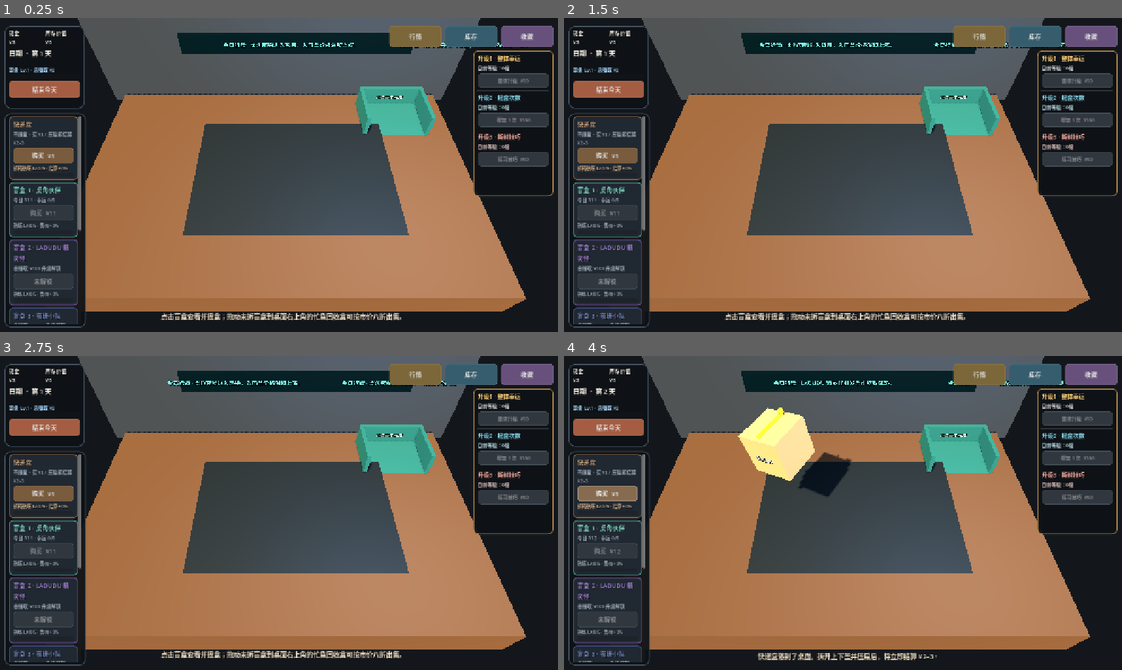
Above: before the commit, frames 1-4 (two rows, left to right).
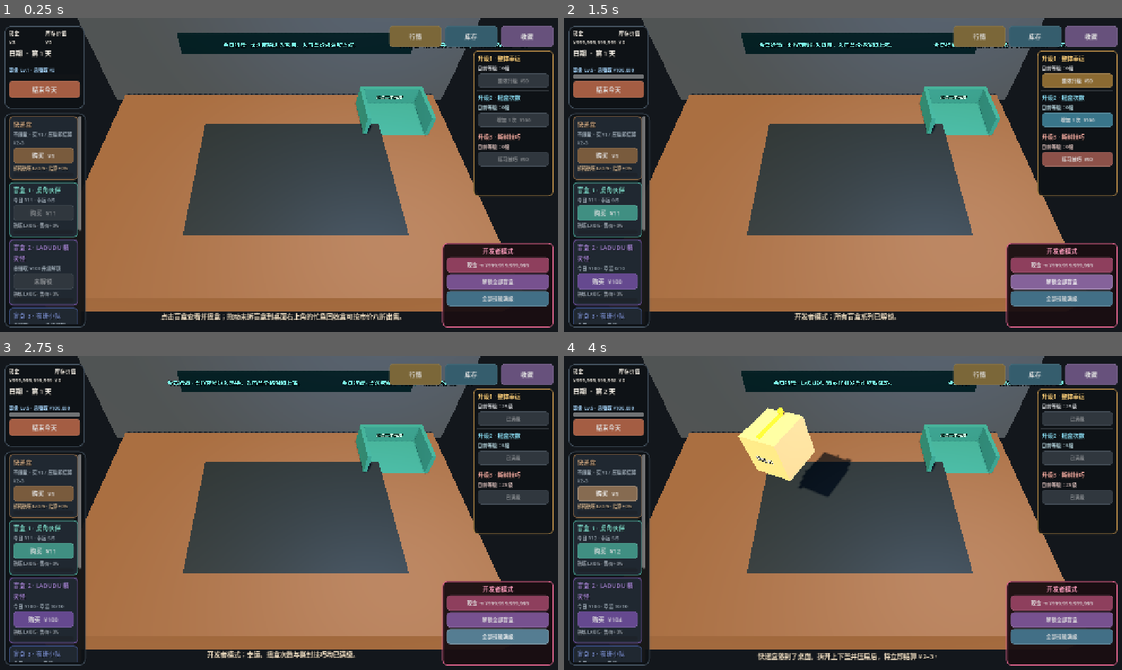
Above: after the commit, the same moments.

Repository: Dr-Doge/PURR_ORBIT
Game: Godot game, scene res://scenes/main/main.tscn
Same seed, same stepped clock (60 frames per second), same inputs: the game is played once before the commit and once after it.
Inputs (mouse positions are in pixels of both pictures, inside the frame that each line leads up to):
- Up to frame 1 (0.25 s): no input
- Up to frame 2 (1.5 s): click (1060, 266) at 0.5 s, where only the run after the commit has a clickable "现金 → ¥999,999,999,999"; click (1060, 281) at 1.25 s, where only the run after the commit has a clickable "解锁全部盲盒"
- Up to frame 3 (2.75 s): click (496, 635) at 2 s, where only the run after the commit has a clickable "全部技能满级"
- Up to frame 4 (4 s): click "结束今天" at 2.75 s; click "购买 ¥1" at 3.5 s

The runs differ from the first frame. In frame 1, 3.9% of the frame differs, in the area x 79-100%, y 71-99%; in frame 2, 8.0%, in the area x 1-100%, y 4-99%; in frame 3, 6.4%; in frame 4, 5.7%.

Commit message:
release: add developer mode for v0.2.1

Diff:
--- a/blind-box-market/project.godot
+++ b/blind-box-market/project.godot
@@ -11,7 +11,7 @@
 [application]
 
 config/name="blind-box-market"
-config/version="0.2"
+config/version="0.2.1"
 run/main_scene="res://scenes/main/main.tscn"
 config/features=PackedStringArray("4.7", "Mobile")
 
--- a/blind-box-market/scripts/ui/main.gd
+++ b/blind-box-market/scripts/ui/main.gd
@@ -2,6 +2,7 @@
 
 const BOX_SCENE := preload("res://scenes/entities/physical_box.tscn")
 const PRICE_CHART_SCENE := preload("res://scripts/ui/price_chart.gd")
+const DEVELOPER_CASH := 999999999999
 const RARITIES := ["常见", "少见", "稀有", "史诗", "传说", "隐藏"]
 const LUCK_RARITY_MULTIPLIERS := [0.22, 0.55, 1.25, 2.2, 4.2, 5.5]
 const SERIES_LUCK_MAX := [5, 10, 15, 20, 25]
@@ -260,6 +261,7 @@
 	collect_button.pressed.connect(toggle_collection)
 	top_buttons.add_child(collect_button)
 	build_upgrade_panel(canvas)
+	build_developer_panel(canvas)
 
 	detail_panel = PanelContainer.new()
 	detail_panel.position = Vector2(365, 535)
@@ -361,6 +363,55 @@
 	tear_skill_button.add_theme_font_size_override("font_size", 11)
 	tear_skill_button.pressed.connect(upgrade_tear_skill)
 	col.add_child(tear_skill_button)
+
+func build_developer_panel(canvas: CanvasLayer) -> void:
+	var panel := PanelContainer.new()
+	panel.name = "DeveloperPanel"
+	panel.position = Vector2(1010, 510)
+	panel.size = Vector2(252, 192)
+	panel.add_theme_stylebox_override("panel", style(Color(0.10,0.055,0.07,0.95), 11, Color("#d45f86"), 2))
+	canvas.add_child(panel)
+	var col := VBoxContainer.new()
+	col.add_theme_constant_override("separation", 4)
+	panel.add_child(col)
+	var title := make_label("开发者模式", 14, Color("#ff9ebe"), true)
+	title.horizontal_alignment = HORIZONTAL_ALIGNMENT_CENTER
+	col.add_child(title)
+	var cash_button := button("现金 → ¥999,999,999,999", Color("#8e3f5d"))
+	cash_button.name = "MaxCashButton"
+	cash_button.custom_minimum_size.y = 34
+	cash_button.add_theme_font_size_override("font_size", 12)
+	cash_button.pressed.connect(developer_grant_cash)
+	col.add_child(cash_button)
+	var unlock_button := button("解锁全部盲盒", Color("#77518f"))
+	unlock_button.name = "UnlockAllButton"
+	unlock_button.custom_minimum_size.y = 34
+	unlock_button.add_theme_font_size_override("font_size", 12)
+	unlock_button.pressed.connect(developer_unlock_all_series)
+	col.add_child(unlock_button)
+	var skills_button := button("全部技能满级", Color("#426f86"))
+	skills_button.name = "MaxSkillsButton"
+	skills_button.custom_minimum_size.y = 34
+	skills_button.add_theme_font_size_override("font_size", 12)
+	skills_button.pressed.connect(developer_max_all_skills)
+	col.add_child(skills_button)
+
+func developer_grant_cash() -> void:
+	cash = DEVELOPER_CASH
+	refresh_ui()
+	toast("开发者模式：现金已设为 ¥%s。" % comma(cash))
+
+func developer_unlock_all_series() -> void:
+	earned = maxi(earned, int(SERIES[-1]["unlock"]))
+	refresh_ui()
+	toast("开发者模式：所有盲盒系列已解锁。")
+
+func developer_max_all_skills() -> void:
+	global_luck_level = GLOBAL_LUCK_COSTS.size()
+	shake_upgrade_level = SHAKE_UPGRADE_COSTS.size()
+	tear_skill_level = TEAR_SKILL_UPGRADE_COSTS.size()
+	refresh_ui()
+	toast("开发者模式：幸运、摇盒次数与撕封技巧均已满级。")
 
 func side_panel(canvas: CanvasLayer, title_text: String, height: float) -> PanelContainer:
 	var panel := PanelContainer.new()
Not shown, changed: blind-box-market/export_presets.cfg
